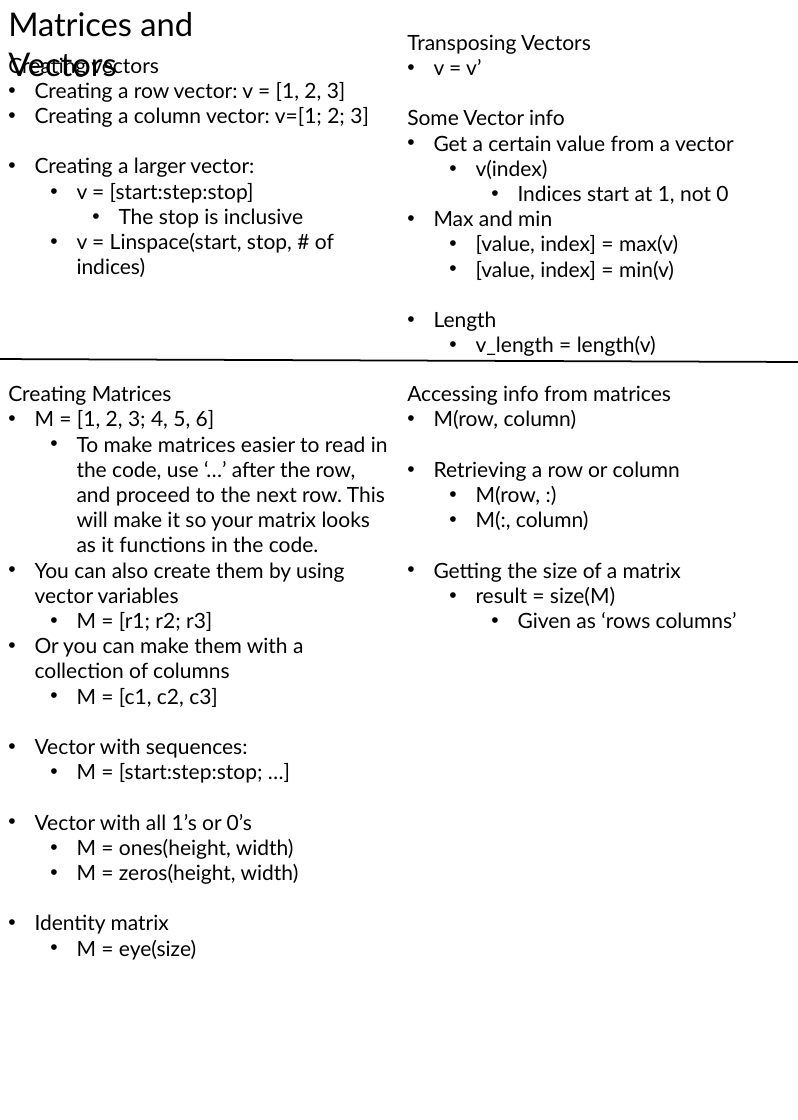
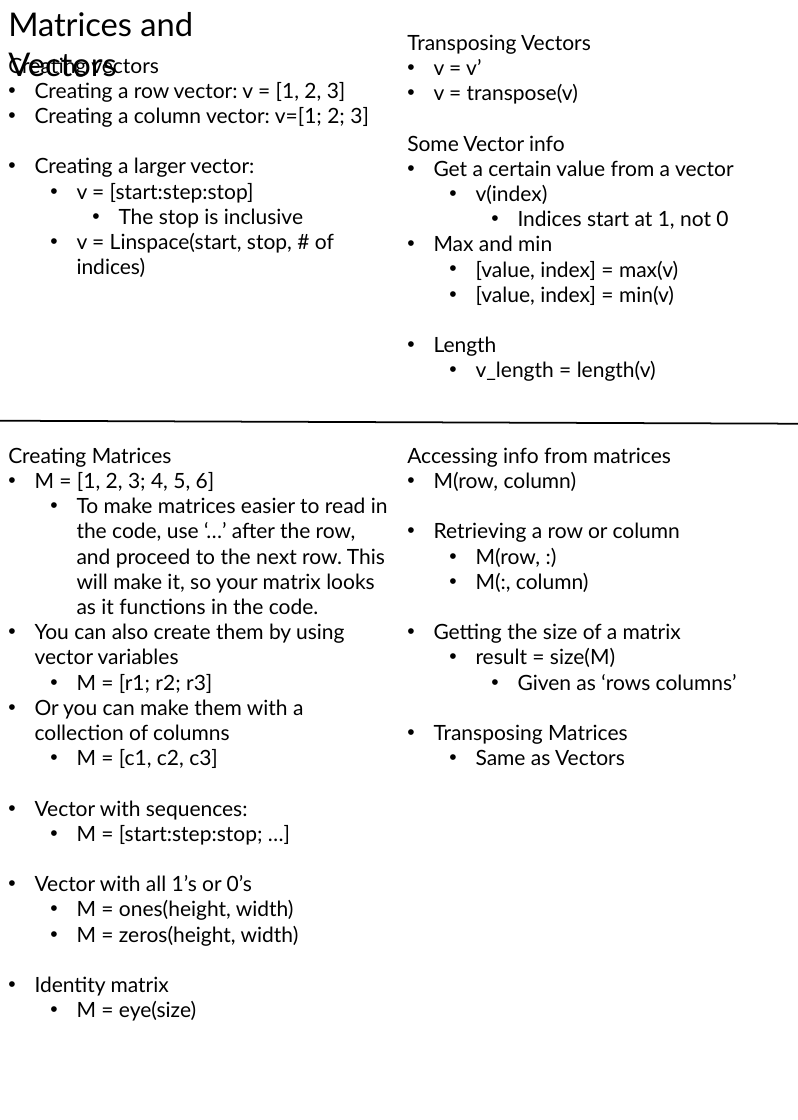
Before and after one commit to 1980s-Space-Guy/Fall24Classes, a slide deck: slide 8 of NumericalAnalysis.pptx. Drawn at 798x1120 pixels with LibreOffice and Linux fonts; fonts in the diff are those of the drawing. Boxes give left, top, right and bottom in pixels: in the first picture for what was removed or moved away, otherwise in the second. Text is boxed around its words. In the diff, an @@ line names an element or a change of style, - is before the commit and + after.

```diff
--- a/NumericalAnalysis.pptx
+++ b/NumericalAnalysis.pptx
@@ text at (x1=434, y1=84, x2=578, y2=104): paragraph added @@
+• v = transpose(v)
@@ text "Creating Matrices" moved from (x1=8, y1=385, x2=388, y2=960) to (x1=8, y1=447, x2=388, y2=1021) @@
@@ line moved from (0, 359) - (798, 362) to (0, 421) - (798, 423) @@
@@ text "Accessing info from matrices" moved from (x1=407, y1=385, x2=737, y2=628) to (x1=407, y1=447, x2=737, y2=765) @@
@@ text at (x1=77, y1=497, x2=388, y2=614): text changed @@
-  • To make matrices easier to read in the code, use ‘…’ after the row, and proceed to the next row. This will make it so your matrix looks as it functions in the code.
+  • To make matrices easier to read in the code, use ‘…’ after the row, and proceed to the next row. This will make it, so your matrix looks as it functions in the code.
@@ text at (x1=434, y1=724, x2=628, y2=765): paragraphs added @@
+• Transposing Matrices
+  • Same as Vectors
```
Also in this commit, not shown: 1 other slide changed, 3 slides added, 3 other files.
